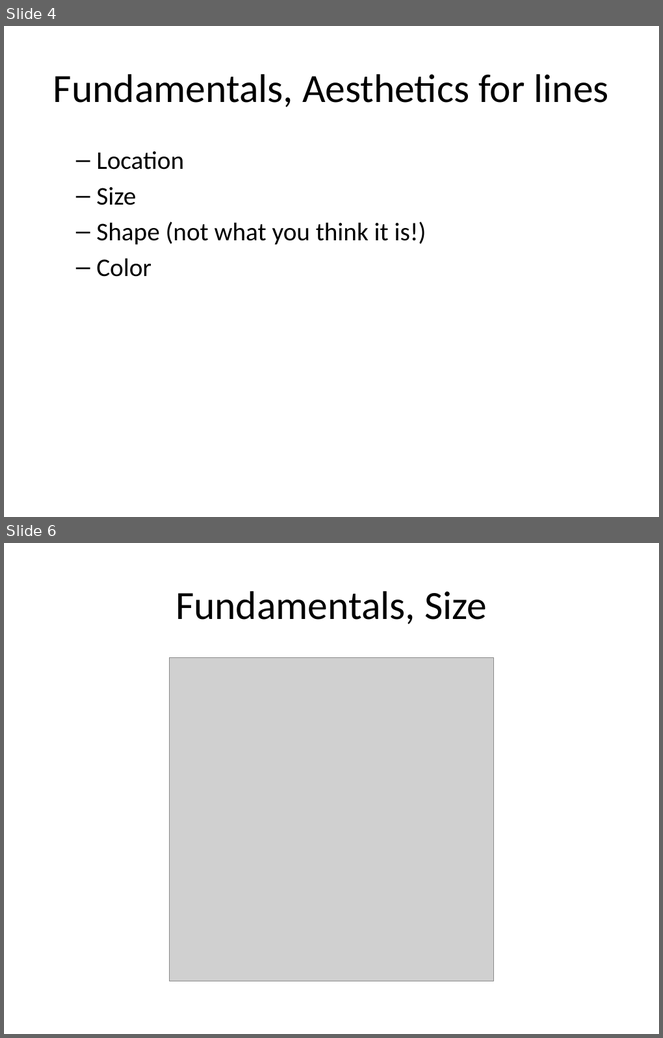
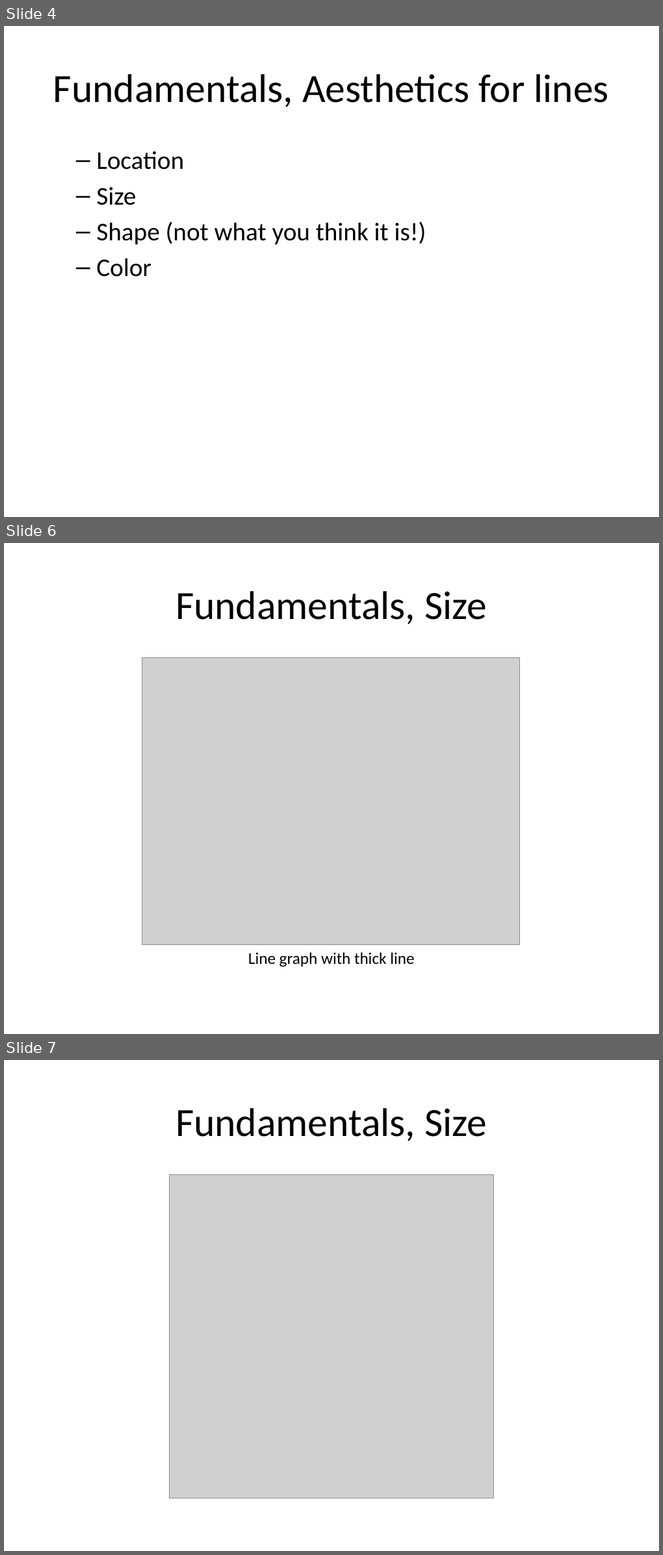
Before and after one commit to pmean/data-visualization, a slide deck: data-viz-03/component/fundamentals.pptx. Shown one above the other, each under a label of ours: slides 4 and 6 before the commit, slides 4, 6 and 7 after it; the slides between them are not shown. The pictures are 663x1038 and 663x1555 pixels, drawn with LibreOffice and Linux fonts; fonts in the diff are those of the drawing; grey boxes stand for pictures. Boxes give left, top, right and bottom in pixels: in the first picture for what was removed or moved away, otherwise in the second. Text is boxed around its words. In the diff, an @@ line names an element or a change of style, - is before the commit and + after.

```diff
--- a/data-viz-03/component/fundamentals.pptx
+++ b/data-viz-03/component/fundamentals.pptx
@@ slide 6 added at [4, 543, 659, 1034], background #FFFFFF @@
@@ title added at [176, 591, 487, 624], 44 pt, text #000000 @@
+Fundamentals, Size
@@ picture added at [142, 657, 519, 945] @@
@@ text added at [248, 953, 414, 967], 18 pt, text #000000 @@
+Line graph with thick line
@@ what was slide 6 is now slide 7 @@
```
Also in this commit, not shown: 1 slide changed, 3 other slides added, 8 other files.
